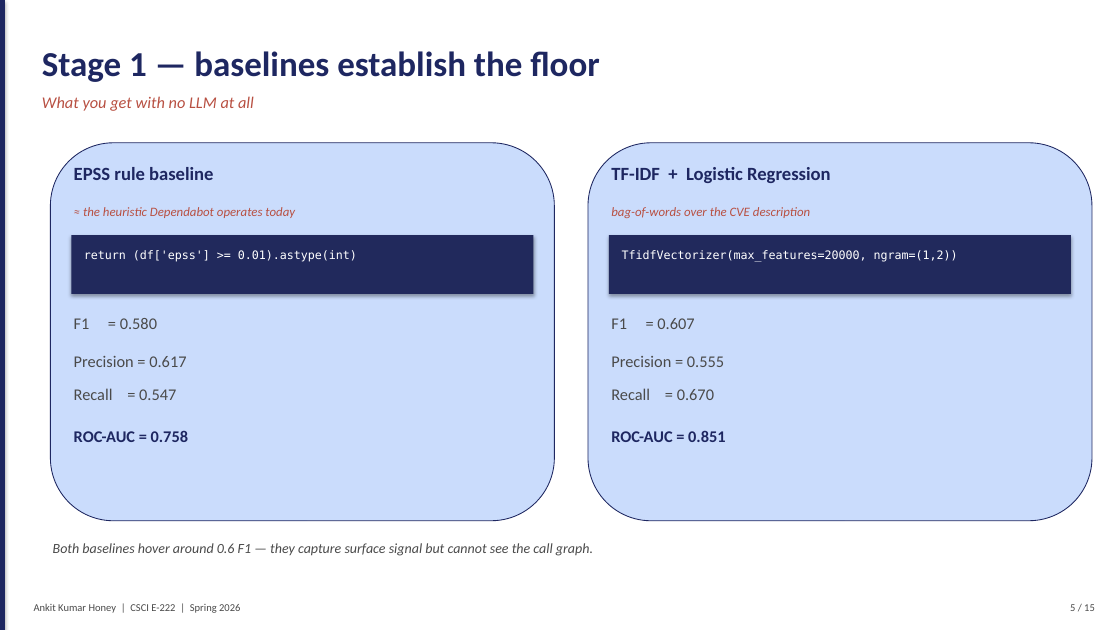
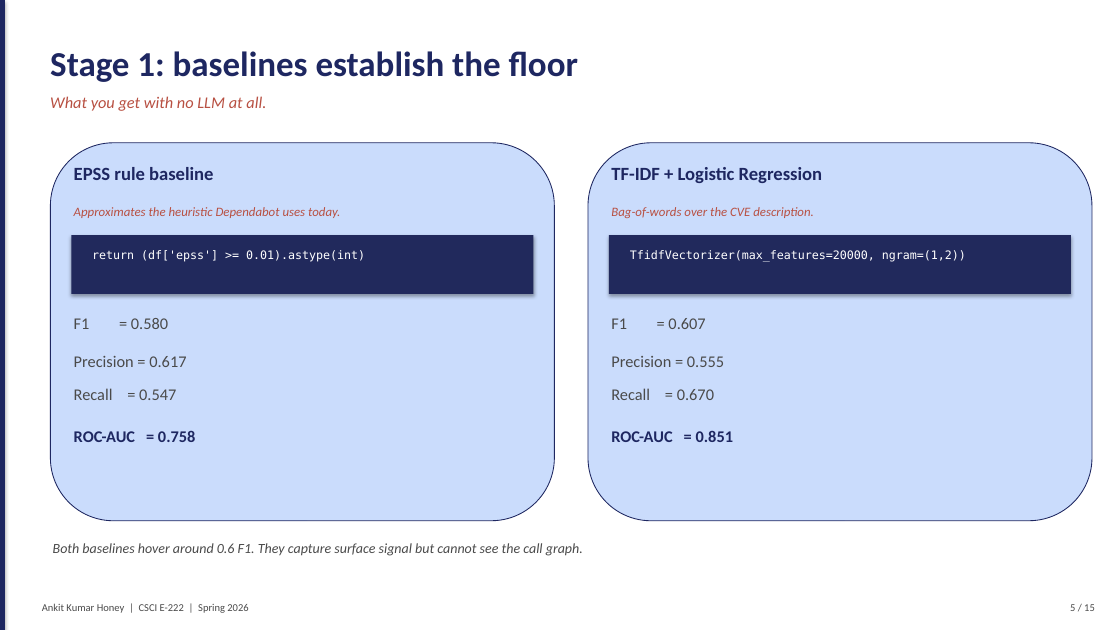
Before and after one commit to honeyankit/reachability-llm, a slide deck: slide 5 of reports/FalsePositive_SupplyChain_Honey.pptx. Drawn at 1120x630 pixels with LibreOffice and Linux fonts; fonts in the diff are those of the drawing. Boxes give left, top, right and bottom in pixels: in the first picture for what was removed or moved away, otherwise in the second. Text is boxed around its words. In the diff, an @@ line names an element or a change of style, - is before the commit and + after.

```diff
--- a/reports/FalsePositive_SupplyChain_Honey.pptx
+++ b/reports/FalsePositive_SupplyChain_Honey.pptx
@@ text at (x1=50, y1=51, x2=578, y2=82): text changed @@
-Stage 1 — baselines establish the floor
+Stage 1: baselines establish the floor
@@ text at (x1=50, y1=96, x2=266, y2=111): text changed @@
-What you get with no LLM at all
+What you get with no LLM at all.
@@ text at (x1=74, y1=207, x2=340, y2=218): text changed @@
-≈ the heuristic Dependabot operates today
+Approximates the heuristic Dependabot uses today.
@@ text at (x1=611, y1=207, x2=814, y2=218): text changed @@
-bag-of-words over the CVE description
+Bag-of-words over the CVE description.
@@ text at (x1=53, y1=543, x2=583, y2=556): text changed @@
-Both baselines hover around 0.6 F1 — they capture surface signal but cannot see the call graph.
+Both baselines hover around 0.6 F1. They capture surface signal but cannot see the call graph.
@@ 8 texts moved together from (x1=34, y1=167, x2=958, y2=613) to (x1=42, y1=167, x2=966, y2=613) @@
```
Also in this commit, not shown: 14 other slides changed, 3 other files.
